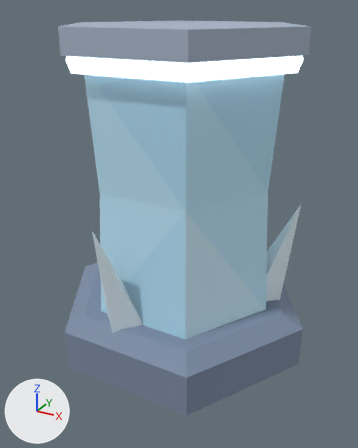
A saved change to the glTF model foxspy/models/kit-arctic-pedestal.glb.
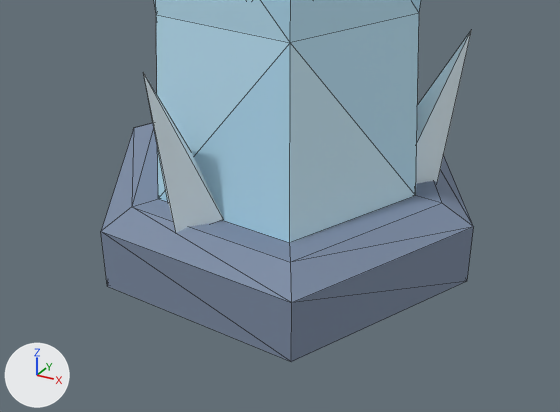
There are two pictures of each version: one whole from a 50 mm lens placed at (0.631, -1.17, 0.941), pointed at (-0.021, 0.017, 0.348), one close up on the part from 0% to 100% of the width and 41% to 100% of the height. Arrows for +X, +Y and +Z are at lower left; the lights stay in place. The last two pictures show the newer version. The close-ups show mesh edges as thin lines. Vertices at exactly the same position are counted once.

Names of what the first close-up shows: 'kit-arctic-pedestal'.
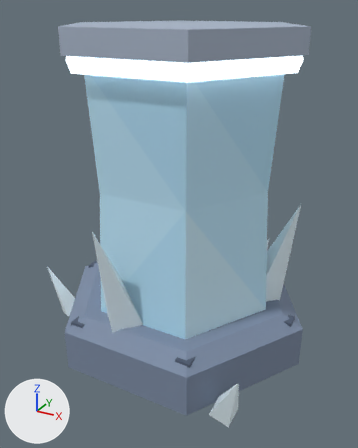
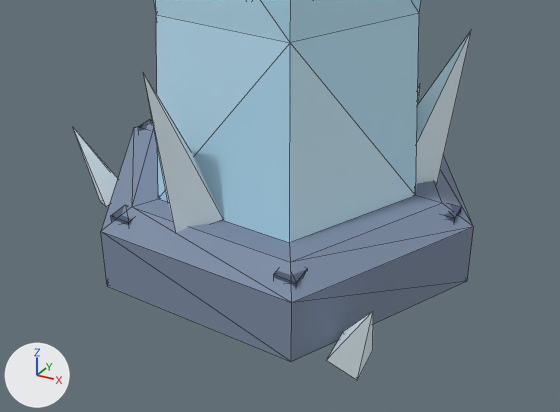
Changed parts and their boxes [x1, y1, x2, y2] in the close-ups (560 x 412 px):
'kit-arctic-pedestal', reshaped
    before: [101, 0, 474, 362]
    after: [74, 0, 474, 380]
part 1 of me_kit_arctic_pedestal, added (mostly hidden)
    after: [444, 204, 462, 223]
part 2 of me_kit_arctic_pedestal, added (mostly hidden)
    after: [138, 119, 153, 131]
part 3 of me_kit_arctic_pedestal, added
    after: [111, 206, 133, 225]
part 4 of me_kit_arctic_pedestal, added
    after: [274, 269, 307, 288]
part 5 of me_kit_arctic_pedestal, added
    after: [74, 129, 118, 207]
part 6 of me_kit_arctic_pedestal, added
    after: [326, 311, 373, 380]

The change, as a diff of the scene's bpy script:
```diff
--- a/foxspy/models/kit-arctic-pedestal.glb.py
+++ b/foxspy/models/kit-arctic-pedestal.glb.py
@@ me_kit_arctic_pedestal @@
 # used by ob_kit_arctic_pedestal; location = (0.0, 0.0, 0.0)
 # verts and faces of me_kit_arctic_pedestal; kept vertices keep their numbers, new ones are numbered from 84
-me_kit_arctic_pedestal.from_pydata(...)  # 84 vertices, 132 faces; spans x -0.38..0.38, y -0.329..0.329, z 0.0..0.9
+me_kit_arctic_pedestal.from_pydata(...)  # 147 vertices, 222 faces; spans x -0.445..0.38, y -0.329..0.443, z -0.018..0.9
+# me_kit_arctic_pedestal part 1: a new loose piece, a box spanning x 0.31..0.35, y -0.02..0.02, z 0.12..0.14, in mat_main
+# me_kit_arctic_pedestal part 2: a new loose piece, a box spanning x -0.35..-0.31, y -0.02..0.02, z 0.12..0.14, in mat_main
+# me_kit_arctic_pedestal part 3: a new loose piece, a box spanning x -0.185..-0.145, y -0.306..-0.266, z 0.12..0.14, in mat_main
+# me_kit_arctic_pedestal part 4: a new loose piece, a box spanning x 0.145..0.185, y -0.306..-0.266, z 0.12..0.14, in mat_main
+# me_kit_arctic_pedestal part 5
+verts[89] = (-0.333, -0.086, 0.018)
+verts[90] = (-0.378, -0.056, 0.0)
+verts[91] = (-0.403, -0.104, -0.018)  # pixel (100, 201)
+verts[92] = (-0.358, -0.134, 0.0)  # pixel (106, 206)
+verts[93] = (-0.445, -0.115, 0.16)
+faces += [(89, 90, 93), (90, 91, 93), (91, 92, 93), (89, 93, 92), (89, 92, 91), (89, 91, 90)]  # mat_main
+# me_kit_arctic_pedestal part 6
+verts[94] = (0.241, -0.246, 0.018)  # pixel (342, 331)
+verts[95] = (0.238, -0.299, 0.0)  # pixel (326, 360)
+verts[96] = (0.291, -0.297, -0.018)  # pixel (357, 380)
+verts[97] = (0.295, -0.243, 0.0)  # pixel (372, 350)
+verts[98] = (0.322, -0.328, 0.16)  # pixel (373, 310)
+faces += [(94, 95, 98), (95, 96, 98), (96, 97, 98), (94, 98, 97), (94, 97, 96), (94, 96, 95)]  # mat_main
+# other edits to the shape of me_kit_arctic_pedestal do not show in these pictures
 me_kit_arctic_pedestal.materials.append(mat_main)
```
